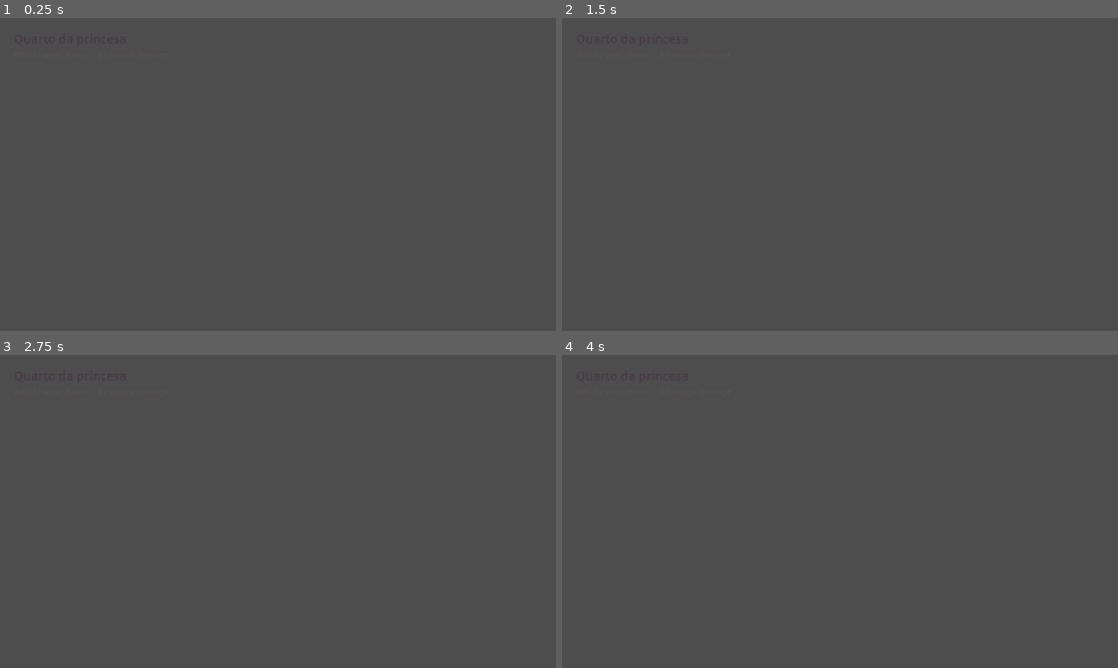
Above: before the commit, frames 1-4 (two rows, left to right).
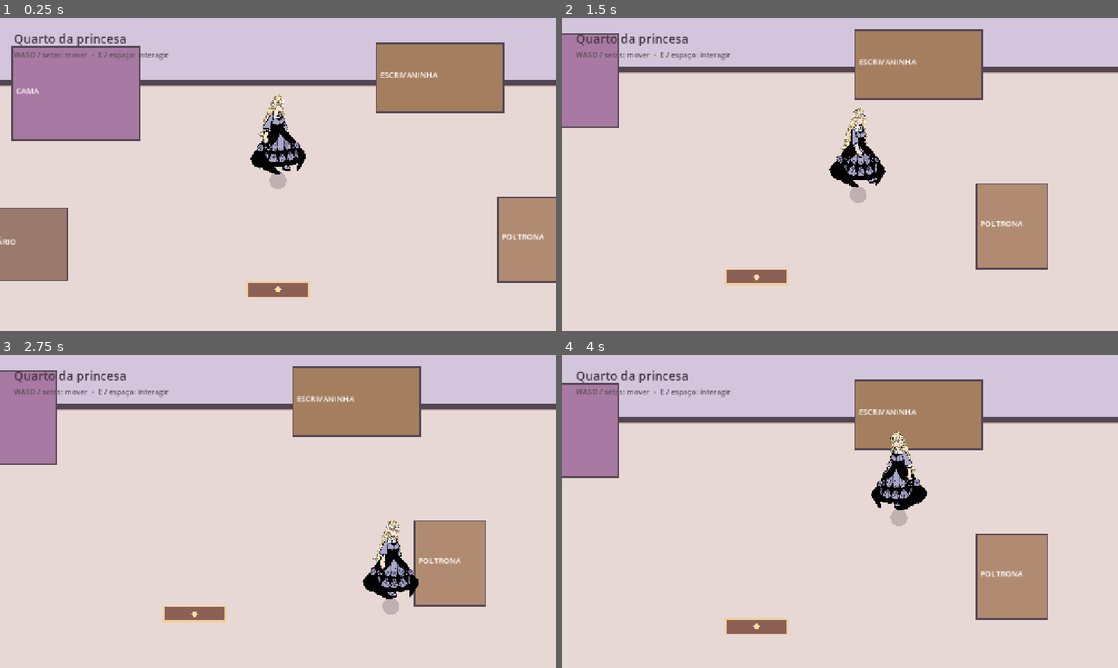
Above: after the commit, the same moments.

Repository: nestarasup-sys/jogo-novo
Game: Godot game, scene res://scenes/main.tscn
Same seed, same stepped clock (60 frames per second), same inputs: the game is played once before the commit and once after it.
Inputs:
- Up to frame 1 (0.25 s): no input
- Up to frame 2 (1.5 s): tap Enter at 0.5, 1.35 s; hold D (move_right) 0.53-1.28 s; tap E (interact) at 0.6 s; tap Space at 0.77 s; hold S (move_down) from 1.28 s (still down)
- Up to frame 3 (2.75 s): tap Space at 1.52 s; release S (move_down) at 2.03 s; hold D (move_right) from 2.03 s (still down); tap E (interact) at 2.1 s
- Up to frame 4 (4 s): release D (move_right) at 2.78 s; hold W (move_up) 2.78-3.53 s; tap Enter at 2.85 s; tap Space at 3.02, 3.77 s; hold A (move_left) from 3.53 s (still down); tap E (interact) at 3.6 s

The runs differ from the first frame. In frame 1, 98% of the frame differs, in the area x 0-100%, y 0-100%; in frame 2, 98%; in frame 3, 98%; in frame 4, 98%.
Error before the commit: Invalid assignment of property or key 'world_zoom' with value of type 'float' on a base object of type 'null instance'. (res://scripts/game.gd:25)

Commit message:
fix: declare TSCN subresources before scene nodes — bedroom

Diff:
--- a/scenes/rooms/bedroom.tscn
+++ b/scenes/rooms/bedroom.tscn
@@ -4,6 +4,24 @@
 [ext_resource type="Script" path="res://scripts/world/room_surface.gd" id="2_visual"]
 [ext_resource type="Script" path="res://scripts/world/furniture.gd" id="3_furniture"]
 [ext_resource type="Script" path="res://scripts/world/interaction_point.gd" id="4_interaction"]
+
+[sub_resource type="RectangleShape2D" id="Shape_Horizontal"]
+size = Vector2(1280, 34)
+
+[sub_resource type="RectangleShape2D" id="Shape_Vertical"]
+size = Vector2(34, 720)
+
+[sub_resource type="RectangleShape2D" id="Shape_Bed"]
+size = Vector2(225, 165)
+
+[sub_resource type="RectangleShape2D" id="Shape_WritingDesk"]
+size = Vector2(225, 122)
+
+[sub_resource type="RectangleShape2D" id="Shape_Wardrobe"]
+size = Vector2(162, 128)
+
+[sub_resource type="RectangleShape2D" id="Shape_Armchair"]
+size = Vector2(125, 150)
 
 [node name="Bedroom" type="Node2D"]
 script = ExtResource("1_room")
@@ -43,24 +61,6 @@
 
 [node name="CollisionShape2D" type="CollisionShape2D" parent="Boundaries/East"]
 shape = SubResource("Shape_Vertical")
-
-[sub_resource type="RectangleShape2D" id="Shape_Horizontal"]
-size = Vector2(1280, 34)
-
-[sub_resource type="RectangleShape2D" id="Shape_Vertical"]
-size = Vector2(34, 720)
-
-[sub_resource type="RectangleShape2D" id="Shape_Bed"]
-size = Vector2(225, 165)
-
-[sub_resource type="RectangleShape2D" id="Shape_WritingDesk"]
-size = Vector2(225, 122)
-
-[sub_resource type="RectangleShape2D" id="Shape_Wardrobe"]
-size = Vector2(162, 128)
-
-[sub_resource type="RectangleShape2D" id="Shape_Armchair"]
-size = Vector2(125, 150)
 
 [node name="Visual" type="Node2D" parent="."]
 script = ExtResource("2_visual")
